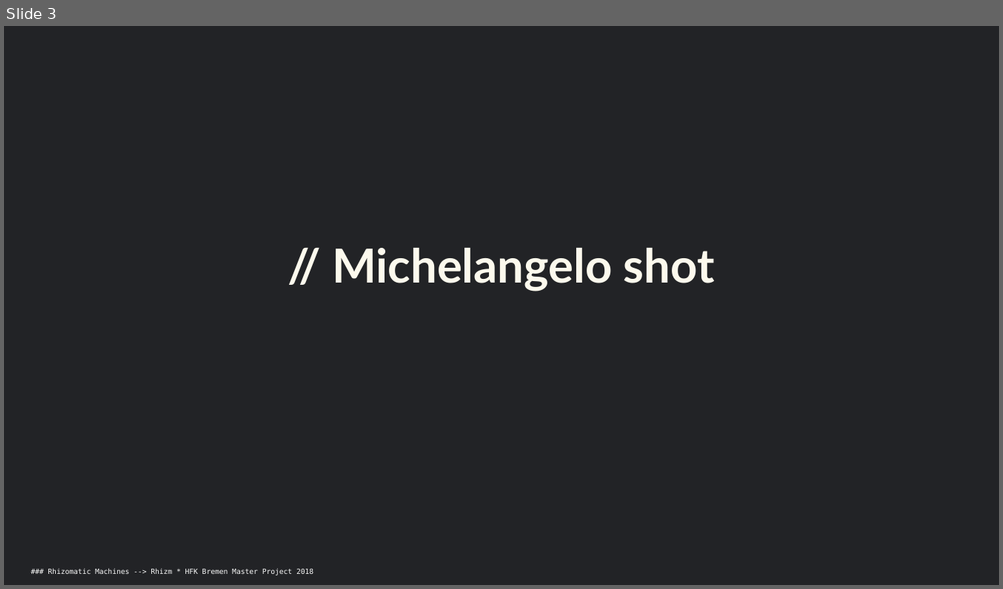
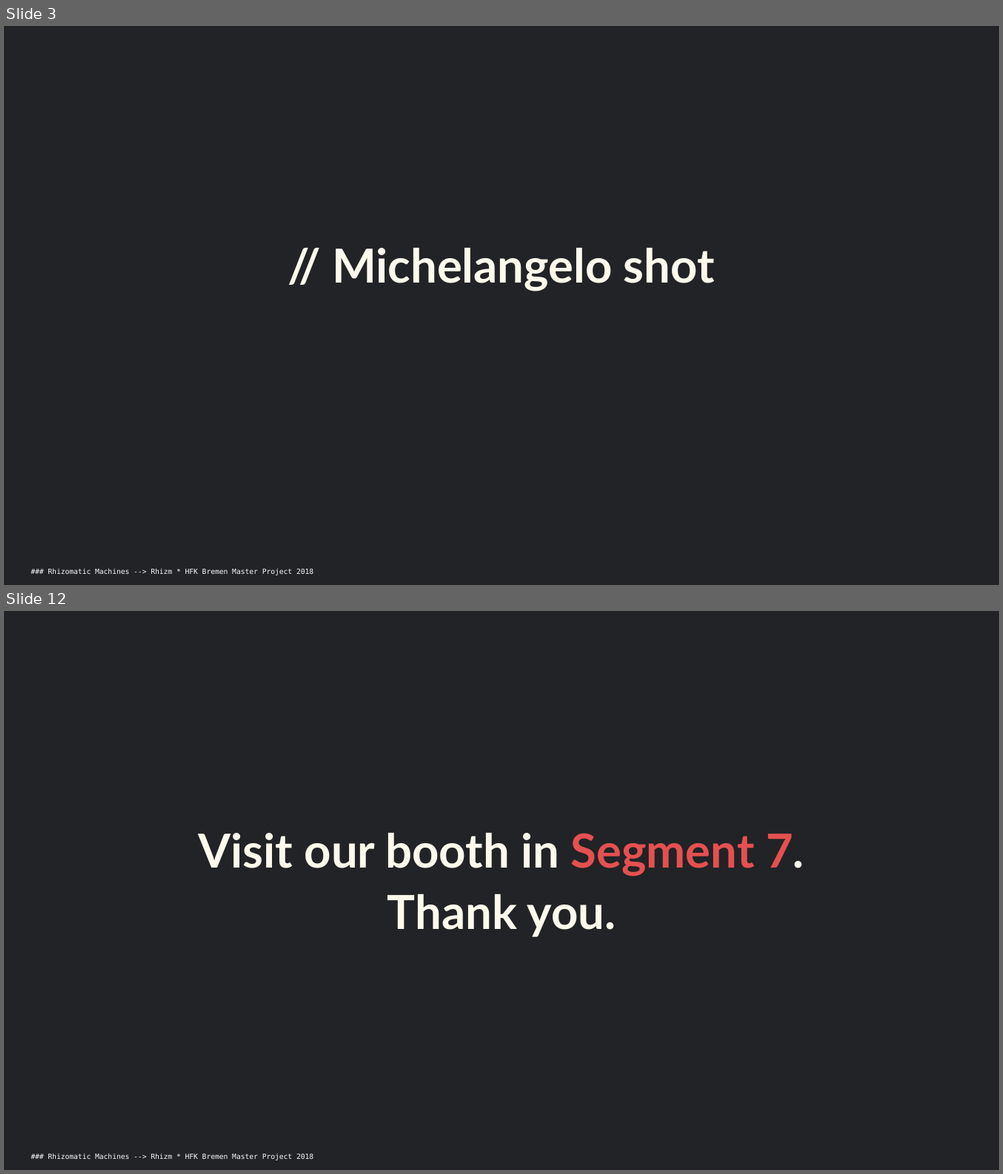
Before and after one commit to maxwolfs/rhizomatic-sublime, a slide deck: Presentation/01-rhizm-180420.pptx. Shown one above the other, each under a label of ours: slide 3 before the commit, slides 3 and 12 after it; the slides between them are not shown. The pictures are 1003x589 and 1003x1174 pixels, drawn with LibreOffice and Linux fonts; fonts in the diff are those of the drawing. Boxes give left, top, right and bottom in pixels: in the first picture for what was removed or moved away, otherwise in the second. Text is boxed around its words. In the diff, an @@ line names an element or a change of style, - is before the commit and + after.

```diff
--- a/Presentation/01-rhizm-180420.pptx
+++ b/Presentation/01-rhizm-180420.pptx
@@ slide 12 added at (4,611,999,1170), background #FAFAFA; not listed: 2 template elements that a slide beside it also shows @@
@@ text added at (199,833,804,937), 34 pt, text #FCF9ED, bold @@
+Visit our booth in Segment 7.
+Thank you.
```
Also in this commit, not shown: 1 slide changed, 8 other slides added, 3 slides removed, 7 other files.
